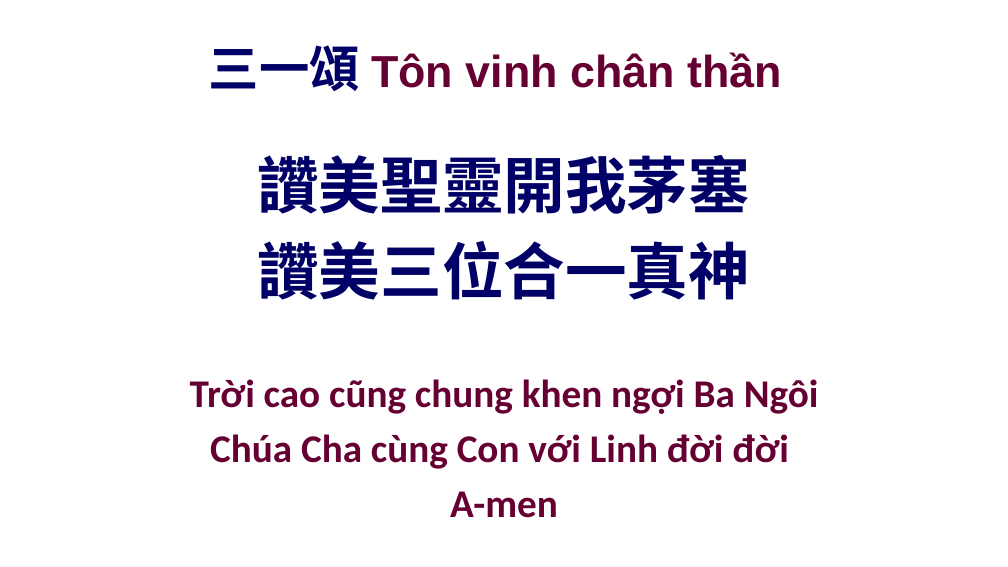
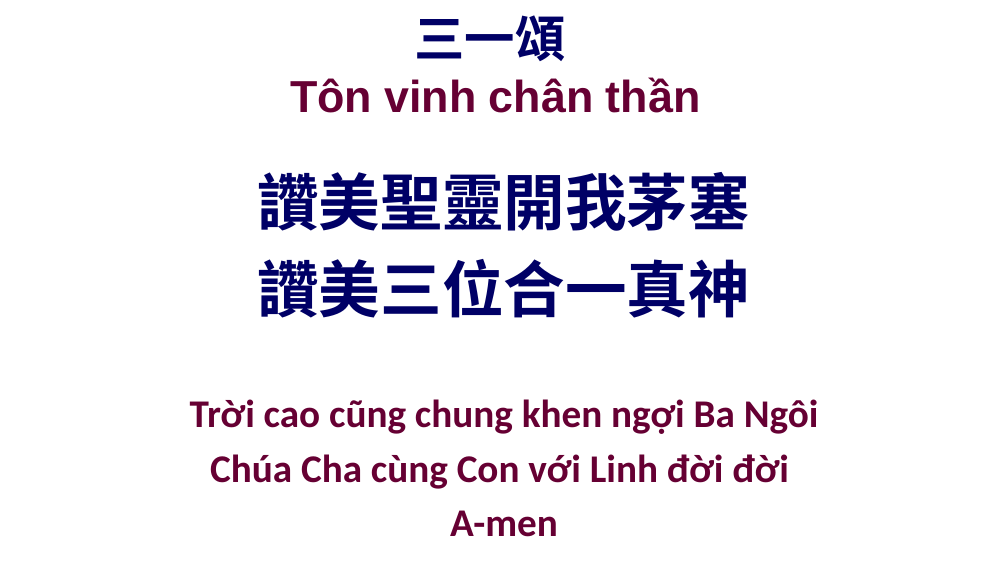
Before and after one commit to batisuoc/other-ppts, a slide deck: slide 20 of 聯合崇拜流程.pptx. Drawn at 1008x567 pixels with LibreOffice and Linux fonts; fonts in the diff are those of the drawing; background and template pictures are left out. Boxes give left, top, right and bottom in pixels: in the first picture for what was removed or moved away, otherwise in the second. Text is boxed around its words. In the diff, an @@ line names an element or a change of style, - is before the commit and + after.

```diff
--- a/聯合崇拜流程.pptx
+++ b/聯合崇拜流程.pptx
@@ title "三一頌 Tôn vinh chân thần" rewrapped from (209, 45, 781, 91) to (290, 15, 700, 113) @@
@@ text "讚美聖靈開我茅塞" at (257, 172, 750, 318): vertical alignment top to middle @@
@@ text "Trời cao cũng chung khen ..." at (190, 399, 819, 537): vertical alignment top to middle @@
```
Also in this commit, not shown: 17 other slides changed, 3 other files.
